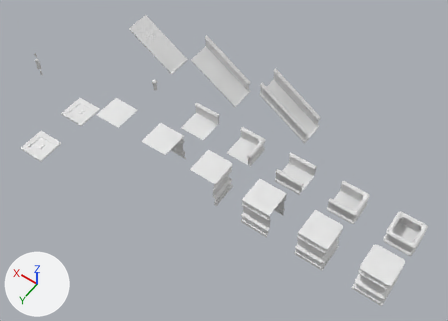
One commit to the Blender file Blender/Assets.blend: the scene before it, then after it.
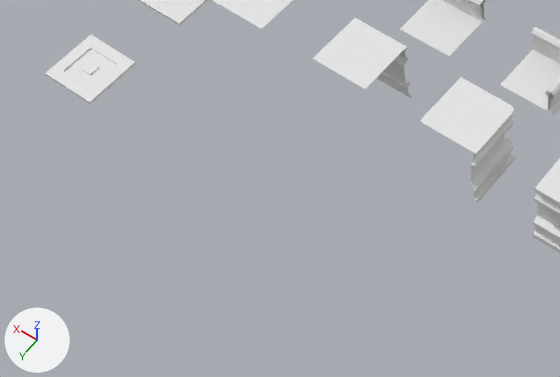
Old and new are each drawn whole from a 50 mm lens placed at (-2.6, 19.1, 33.9), pointed at (12.4, -1.8, 1.0) and again close up on the part from 0% to 57% of the width and 36% to 89% of the height. Every picture has the same lights, and +X, +Y and +Z are marked at lower left. Materials are left out; every surface is plain grey.

In view in the first close-up: 'Ground', 'Ground.001', 'Railing1', 'Railing2E', 'Wall0', 'Wall1', 'Wall2E', 'Wall2O'.
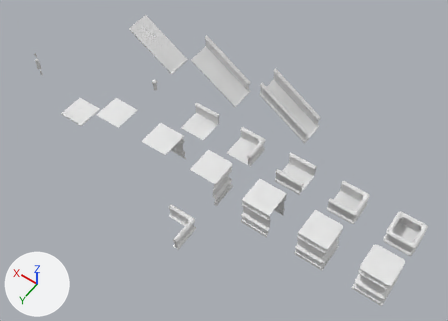
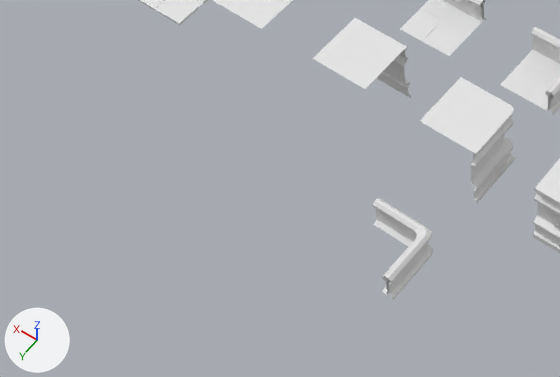
The change, as JSON lines over the scene's bpy script:
```json
{"op": "add", "block": "me_cube_018_1", "code": ["me_cube_018_1 = bpy.data.meshes.new('Cube.018')", "me_cube_018_1.from_pydata(...)  # 171 vertices, 146 faces; spans x -1.0..1.0, y -1.0..1.0, z 0.0..1.1"]}
{"op": "remove", "block": "ob_ground_001", "code": ["ob_ground_001 = bpy.data.objects.new('Ground.001', me_cube_000)", "ob_ground_001.location = (24.0, 4.0, 0.0)"]}
{"op": "add", "block": "ob_railing2ex", "code": ["ob_railing2ex = bpy.data.objects.new('Railing2Ex', me_cube_018_1)", "ob_railing2ex.location = (12.0, 4.0, 0.0)"]}
```

What differs and where, as boxes [x1, y1, x2, y2] in the close-ups (560 x 377 px):
```json
{"object": "Ground.001", "change": "deleted", "before": [45, 35, 136, 104]}
{"object": "Railing2Ex", "change": "added", "after": [373, 198, 433, 300]}
```
